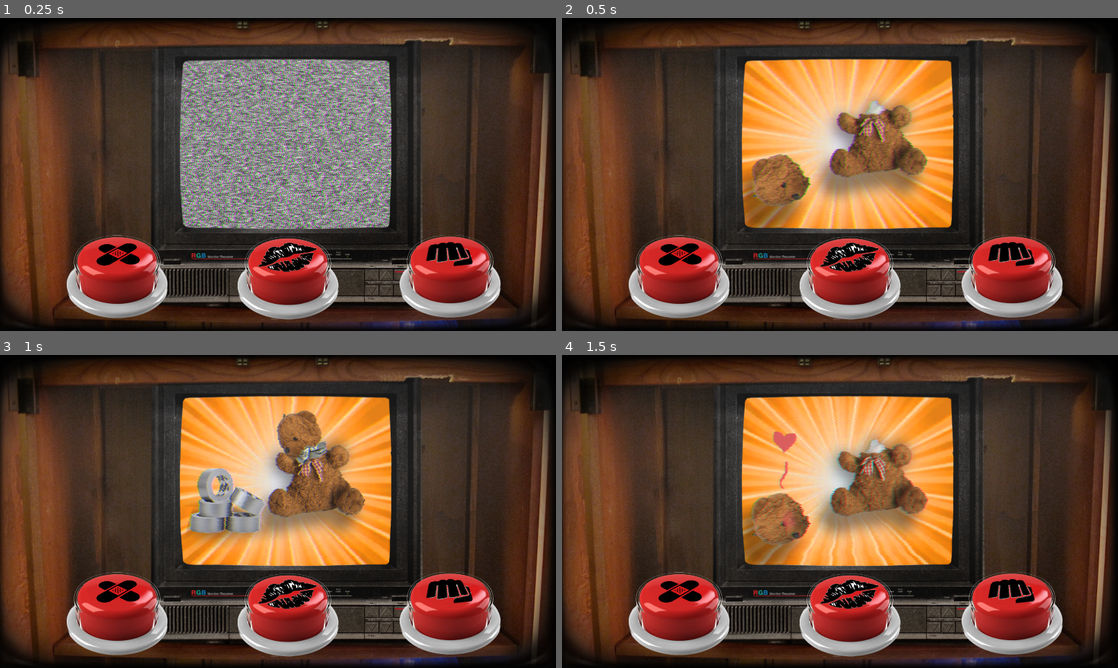
Above: before the commit, frames 1-4 (two rows, left to right).
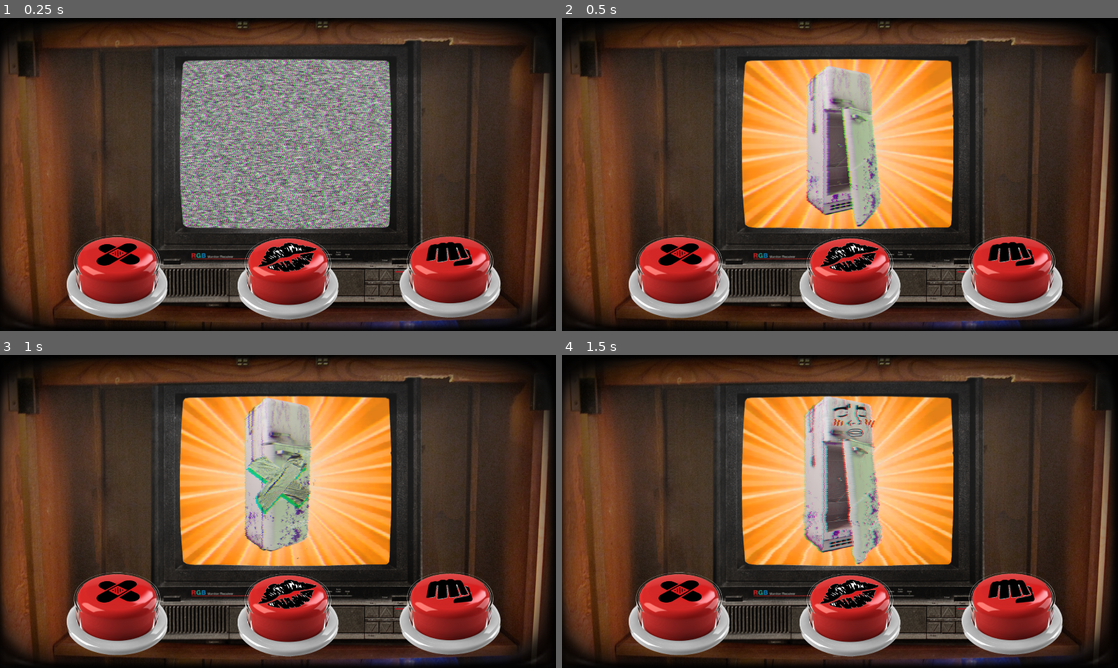
Above: after the commit, the same moments.

Repository: Rhevik/growup-mending
Game: Godot game, scene res://ui.tscn
Same seed, same stepped clock (60 frames per second), same inputs: the game is played once before the commit and once after it.
Inputs (mouse positions are in pixels of both pictures, inside the frame that each line leads up to):
- Up to frame 1 (0.25 s): no input
- Up to frame 2 (0.5 s): no input
- Up to frame 3 (1 s): click (116, 614) at 0.5 s
- Up to frame 4 (1.5 s): click (851, 614) at 1.25 s

Frame 1 is identical in both runs. In frame 2, 10% of the frame differs, in the area x 32-66%, y 15-68%; in frame 3, 9.6%; in frame 4, 11%, in the area x 32-66%, y 13-68%.

Commit message:
businessman

Diff:
--- /dev/null
+++ b/FlexTaper/Challenges/Business.tres
@@ -0,0 +1,61 @@
+[gd_resource type="Resource" script_class="Challenge" load_steps=10 format=3 uid="uid://vgoi6a27stev"]
+
+[ext_resource type="Texture2D" uid="uid://cnlrlkjpkvd03" path="res://Art/Businessman/Broken Guy.png" id="1_2qxlx"]
+[ext_resource type="Script" uid="uid://bukmyuebwoyh7" path="res://Challenges/challenge.gd" id="1_vqu36"]
+[ext_resource type="Texture2D" uid="uid://cqv2b64re7dme" path="res://Art/Businessman/Kiss Guy.png" id="2_gafm3"]
+[ext_resource type="Texture2D" uid="uid://bsdu5wwoi688g" path="res://Art/Businessman/Taped Guy.png" id="3_gafm3"]
+[ext_resource type="Texture2D" uid="uid://bxmshs56tswkd" path="res://Art/Businessman/Smash Guy.png" id="5_tbygl"]
+
+[sub_resource type="SpriteFrames" id="SpriteFrames_tbygl"]
+animations = [{
+"frames": [{
+"duration": 1.0,
+"texture": ExtResource("1_2qxlx")
+}],
+"loop": true,
+"name": &"default",
+"speed": 5.0
+}]
+
+[sub_resource type="SpriteFrames" id="SpriteFrames_gbssy"]
+animations = [{
+"frames": [{
+"duration": 1.0,
+"texture": ExtResource("2_gafm3")
+}],
+"loop": true,
+"name": &"default",
+"speed": 5.0
+}]
+
+[sub_resource type="SpriteFrames" id="SpriteFrames_i5jxp"]
+animations = [{
+"frames": [{
+"duration": 1.0,
+"texture": ExtResource("3_gafm3")
+}],
+"loop": true,
+"name": &"default",
+"speed": 5.0
+}]
+
+[sub_resource type="SpriteFrames" id="SpriteFrames_ouw3g"]
+animations = [{
+"frames": [{
+"duration": 1.0,
+"texture": ExtResource("5_tbygl")
+}],
+"loop": true,
+"name": &"default",
+"speed": 5.0
+}]
+
+[resource]
+script = ExtResource("1_vqu36")
+id = ""
+damagedImage = SubResource("SpriteFrames_tbygl")
+tapeImage = SubResource("SpriteFrames_i5jxp")
+kissImage = SubResource("SpriteFrames_gbssy")
+whackImage = SubResource("SpriteFrames_ouw3g")
+solution = Array[int]([])
+metadata/_custom_type_script = "uid://bukmyuebwoyh7"
--- /dev/null
+++ b/FlexTaper/Challenges/Jukebox.tres
@@ -0,0 +1,61 @@
+[gd_resource type="Resource" script_class="Challenge" load_steps=10 format=3 uid="uid://davqgqag76n76"]
+
+[ext_resource type="Script" uid="uid://bukmyuebwoyh7" path="res://Challenges/challenge.gd" id="1_2qngj"]
+[ext_resource type="Texture2D" uid="uid://dxgq8lsxeeqnq" path="res://Art/Jukebox/jukebox.png" id="1_8ae3y"]
+[ext_resource type="Texture2D" uid="uid://da6676dh5lfde" path="res://Art/Jukebox/jukebox kiss.png" id="2_2nemh"]
+[ext_resource type="Texture2D" uid="uid://cyficlfuyfrl7" path="res://Art/Jukebox/jukebox patch.png" id="3_wnt16"]
+[ext_resource type="Texture2D" uid="uid://3fomuauemm51" path="res://Art/Jukebox/jukebox hit.png" id="5_1pbsj"]
+
+[sub_resource type="SpriteFrames" id="SpriteFrames_wnt16"]
+animations = [{
+"frames": [{
+"duration": 1.0,
+"texture": ExtResource("1_8ae3y")
+}],
+"loop": true,
+"name": &"default",
+"speed": 5.0
+}]
+
+[sub_resource type="SpriteFrames" id="SpriteFrames_1pbsj"]
+animations = [{
+"frames": [{
+"duration": 1.0,
+"texture": ExtResource("2_2nemh")
+}],
+"loop": true,
+"name": &"default",
+"speed": 5.0
+}]
+
+[sub_resource type="SpriteFrames" id="SpriteFrames_2nemh"]
+animations = [{
+"frames": [{
+"duration": 1.0,
+"texture": ExtResource("3_wnt16")
+}],
+"loop": true,
+"name": &"default",
+"speed": 5.0
+}]
+
+[sub_resource type="SpriteFrames" id="SpriteFrames_ijty6"]
+animations = [{
+"frames": [{
+"duration": 1.0,
+"texture": ExtResource("5_1pbsj")
+}],
+"loop": true,
+"name": &"default",
+"speed": 5.0
+}]
+
+[resource]
+script = ExtResource("1_2qngj")
+id = ""
+damagedImage = SubResource("SpriteFrames_wnt16")
+tapeImage = SubResource("SpriteFrames_2nemh")
+kissImage = SubResource("SpriteFrames_1pbsj")
+whackImage = SubResource("SpriteFrames_ijty6")
+solution = Array[int]([])
+metadata/_custom_type_script = "uid://bukmyuebwoyh7"
--- a/FlexTaper/ui.tscn
+++ b/FlexTaper/ui.tscn
@@ -16,6 +16,7 @@
 [ext_resource type="Resource" uid="uid://cidyxp6paqmmu" path="res://Challenges/Fridge.tres" id="9_etlur"]
 [ext_resource type="Texture2D" uid="uid://clghys13gb376" path="res://Assets/UI/unpressed_punch.png" id="10_etlur"]
 [ext_resource type="Texture2D" uid="uid://brr7lswttw38" path="res://Assets/UI/pressed_punch.png" id="11_7rqds"]
+[ext_resource type="Resource" uid="uid://vgoi6a27stev" path="res://Challenges/Business.tres" id="11_nvb2n"]
 
 [sub_resource type="ViewportTexture" id="ViewportTexture_e2l4f"]
 viewport_path = NodePath("SubViewport")
@@ -66,12 +67,14 @@
 scale = Vector2(2.15, 2.15)
 texture = ExtResource("4_7rqds")
 
+[node name="AnimationPlayer" type="AnimationPlayer" parent="SubViewport"]
+
 [node name="MainScreen" type="Sprite2D" parent="."]
 texture = ExtResource("1_ibotj")
 centered = false
 
 [node name="GameManager" parent="." instance=ExtResource("1_fyqef")]
-AllChallenges = Array[ExtResource("2_nltto")]([ExtResource("9_etlur"), ExtResource("8_etlur"), ExtResource("9_7rqds")])
+AllChallenges = Array[ExtResource("2_nltto")]([ExtResource("9_etlur"), ExtResource("8_etlur"), ExtResource("9_7rqds"), ExtResource("11_nvb2n")])
 
 [node name="ChallengeDirector" parent="GameManager" index="1" node_paths=PackedStringArray("tvSprite", "tvBacking", "staticTv", "renderViewport")]
 tvSprite = NodePath("../../SubViewport/TelevisionAnimation")
Binary file added: FlexTaper/Art/Businessman/Broken Guy.png
Not shown, added: FlexTaper/Art/Businessman/Broken Guy.png.import
Binary file added: FlexTaper/Art/Businessman/Kiss Guy.png
Not shown, added: FlexTaper/Art/Businessman/Kiss Guy.png.import
Binary file added: FlexTaper/Art/Businessman/Smash Guy.png
Not shown, added: FlexTaper/Art/Businessman/Smash Guy.png.import
Binary file added: FlexTaper/Art/Businessman/Taped Guy.png
Not shown, added: FlexTaper/Art/Businessman/Taped Guy.png.import
Not shown, added: FlexTaper/Art/Jukebox/jukebox hit.png.import
Not shown, added: FlexTaper/Art/Jukebox/jukebox kiss.png.import
Not shown, added: FlexTaper/Art/Jukebox/jukebox patch.png.import
Not shown, added: FlexTaper/Art/Jukebox/jukebox.png.import
(and 5 more such lines)
